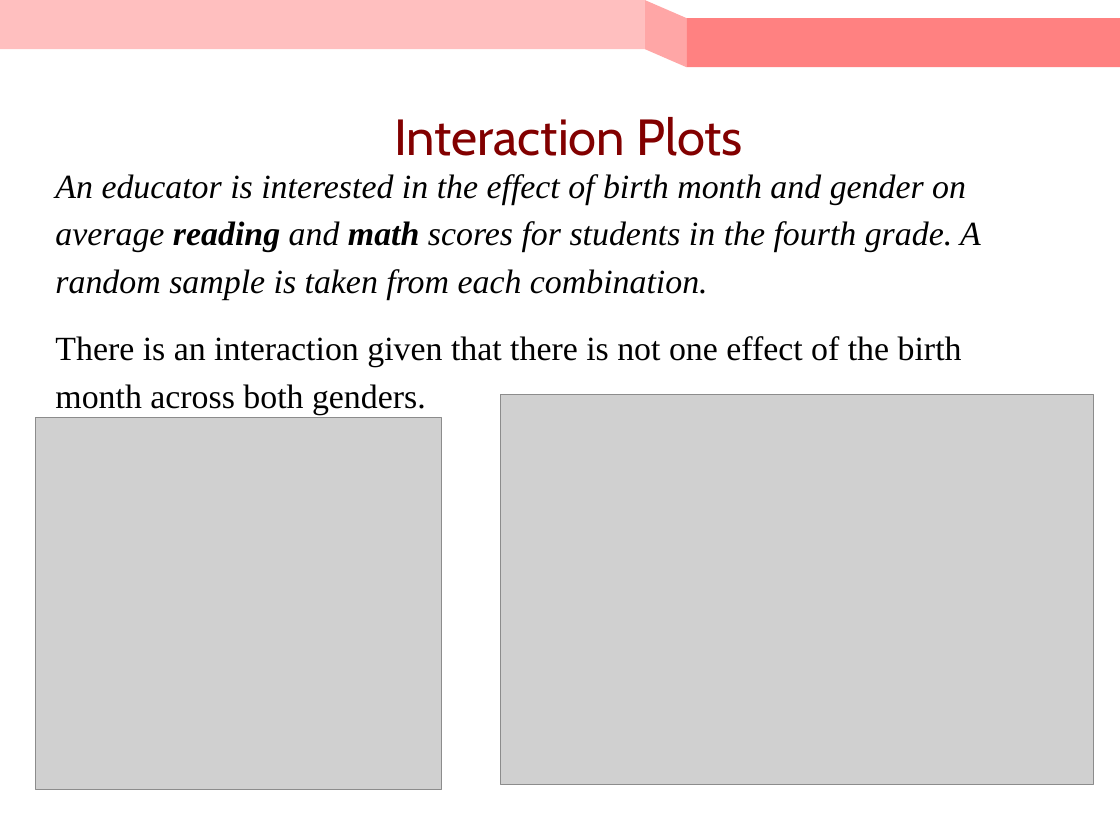
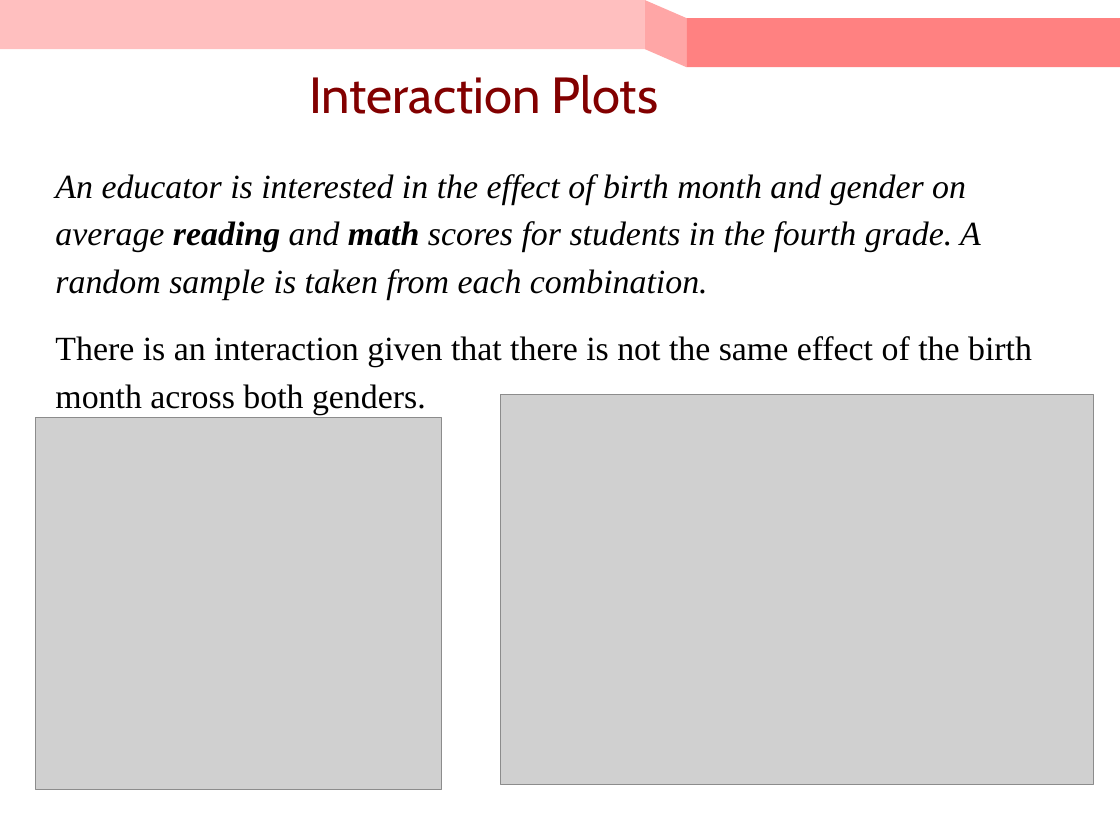
Before and after one commit to KuroTaiga/MSCS_BU, a slide deck: slide 32 of CS555/L10/Lecture 10_ANOVA and ANCOVA.pptx (slide 40 before the commit). Drawn at 1120x840 pixels with LibreOffice and Linux fonts; fonts in the diff are those of the drawing; grey boxes stand for pictures. Boxes give left, top, right and bottom in pixels: in the first picture for what was removed or moved away, otherwise in the second. Text is boxed around its words. In the diff, an @@ line names an element or a change of style, - is before the commit and + after.

```diff
--- a/CS555/L10/Lecture 10_ANOVA and ANCOVA.pptx
+++ b/CS555/L10/Lecture 10_ANOVA and ANCOVA.pptx
@@ title "Interaction Plots": place and size @@
-title "Interaction Plots" at [394, 117, 742, 156]
+title "Interaction Plots" at [309, 75, 658, 114]
@@ text at [55, 336, 1032, 415]: text changed @@
-There is an interaction given that there is not one effect of the birth month across both genders.
+There is an interaction given that there is not the same effect of the birth month across both genders.
```
Also in this commit, not shown: 7 other slides changed, 1 slide added, 11 slides removed, 19 other files.
